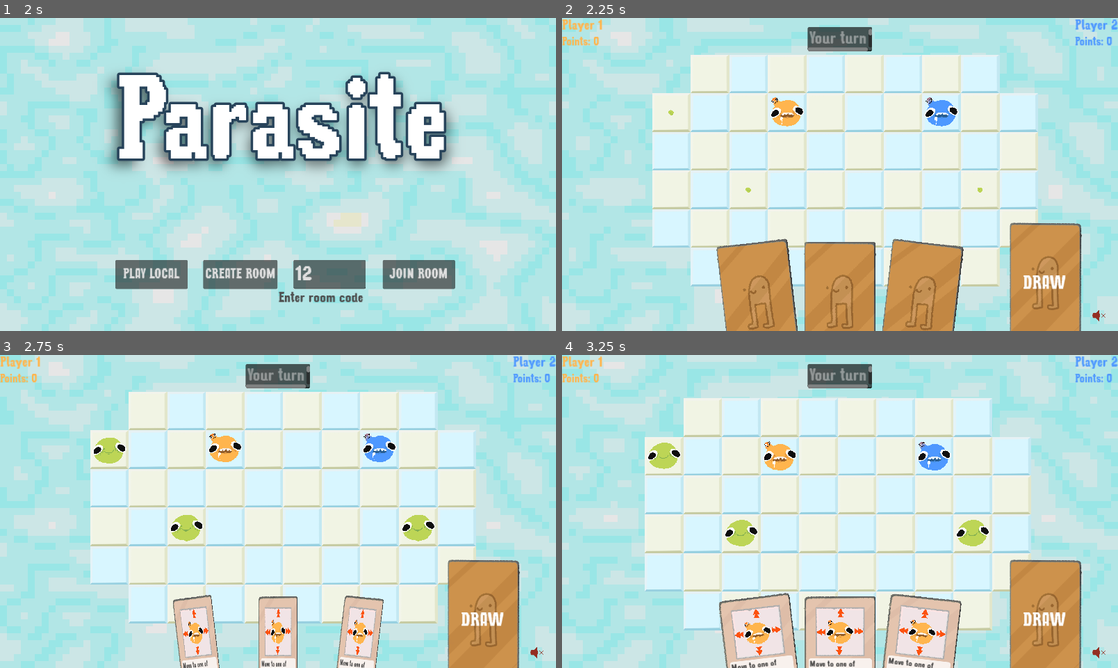
Above: before the commit, frames 1-4 (two rows, left to right).
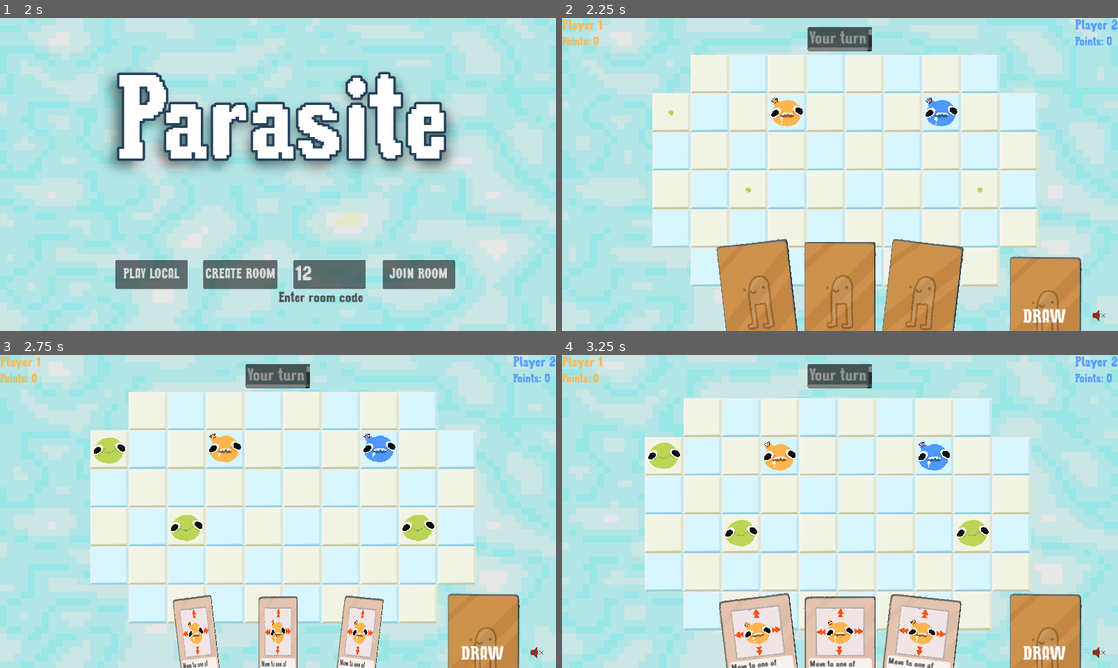
Above: after the commit, the same moments.

Repository: patator62180/GDWL_67
Game: Godot game, scene res://scenes/main/main.tscn
Two runs of this game, one before a commit and one after it. Both use one fixed random seed, a clock stepped at 60 frames per second and the inputs below.
Inputs (mouse positions are in pixels of both pictures, inside the frame that each line leads up to):
- Up to frame 1 (2 s): click "[FAKE] Start as player (local)" at 0.5 s; click (328, 274) at 1.27 s; type "12" at 1.35 s
- Up to frame 2 (2.25 s): click "PLAY LOCAL" at 2 s
- Up to frame 3 (2.75 s): no input
- Up to frame 4 (3.25 s): tap Enter (ui_accept) at 2.75 s; drag from (840, 511) to (895, 442) at 2.77 s

Frame 1 is identical in both runs. In frame 2, 2.3% of the frame differs, in the area x 80-94%, y 65-100%; in frame 3, 2.3%; in frame 4, 2.3%.

Commit message:
grid click bug fix

Diff:
--- a/scenes/cards/hand.gd
+++ b/scenes/cards/hand.gd
@@ -15,6 +15,7 @@
 @export var cards_parent: Control
 @export var max_width: int
 @export var max_card_angle: float
+@export var deck: TextureRect
 
 signal card_selected(cardType : String)
 signal draw_card_for_turn
@@ -117,3 +118,11 @@
     card.show_card_appear()
     await get_tree().create_timer(0.3).timeout
     card.flip_card()
+
+
+func _on_deck_mouse_entered():
+    deck.scale = Vector2.ONE * 1.1
+
+
+func _on_deck_mouse_exited():
+    deck.scale = Vector2.ONE
--- a/scenes/cards/hand.tscn
+++ b/scenes/cards/hand.tscn
@@ -4,7 +4,7 @@
 [ext_resource type="Texture2D" uid="uid://547e7ytc7lrc" path="res://sprites/card_back.png" id="2_kyxea"]
 [ext_resource type="Theme" uid="uid://bnf832jc7xfl4" path="res://scenes/background/theme_principal.tres" id="3_nr81q"]
 
-[node name="Hand" type="Control" node_paths=PackedStringArray("cards_parent")]
+[node name="Hand" type="Control" node_paths=PackedStringArray("cards_parent", "deck")]
 layout_mode = 3
 anchors_preset = 12
 anchor_top = 1.0
@@ -18,6 +18,7 @@
 cards_parent = NodePath("Cards")
 max_width = 600
 max_card_angle = 20.0
+deck = NodePath("Deck/card_back")
 
 [node name="Cards" type="Control" parent="."]
 layout_mode = 1
@@ -39,6 +40,7 @@
 offset_left = -0.47998
 grow_horizontal = 0
 grow_vertical = 0
+mouse_filter = 2
 
 [node name="card_back" type="TextureRect" parent="Deck"]
 layout_mode = 1
@@ -48,9 +50,9 @@
 anchor_right = 0.5
 anchor_bottom = 0.5
 offset_left = -75.0
-offset_top = -125.0
+offset_top = -55.0
 offset_right = 75.0
-offset_bottom = 125.0
+offset_bottom = 195.0
 grow_horizontal = 2
 grow_vertical = 2
 pivot_offset = Vector2(75, 150)
@@ -84,3 +86,5 @@
 drag_and_drop_selection_enabled = false
 
 [connection signal="gui_input" from="Deck/card_back" to="." method="_on_deck_gui_input"]
+[connection signal="mouse_entered" from="Deck/card_back" to="." method="_on_deck_mouse_entered"]
+[connection signal="mouse_exited" from="Deck/card_back" to="." method="_on_deck_mouse_exited"]
--- a/scenes/game/player_controller.gd
+++ b/scenes/game/player_controller.gd
@@ -105,6 +105,9 @@
         hud.hand.consume_selected_card()
 
 func on_card_selected(cardType : String):
+    if cardType == "":
+        grid.selected_card_type = ""
+
     if can_play():
         grid.selected_card_type = cardType
 
